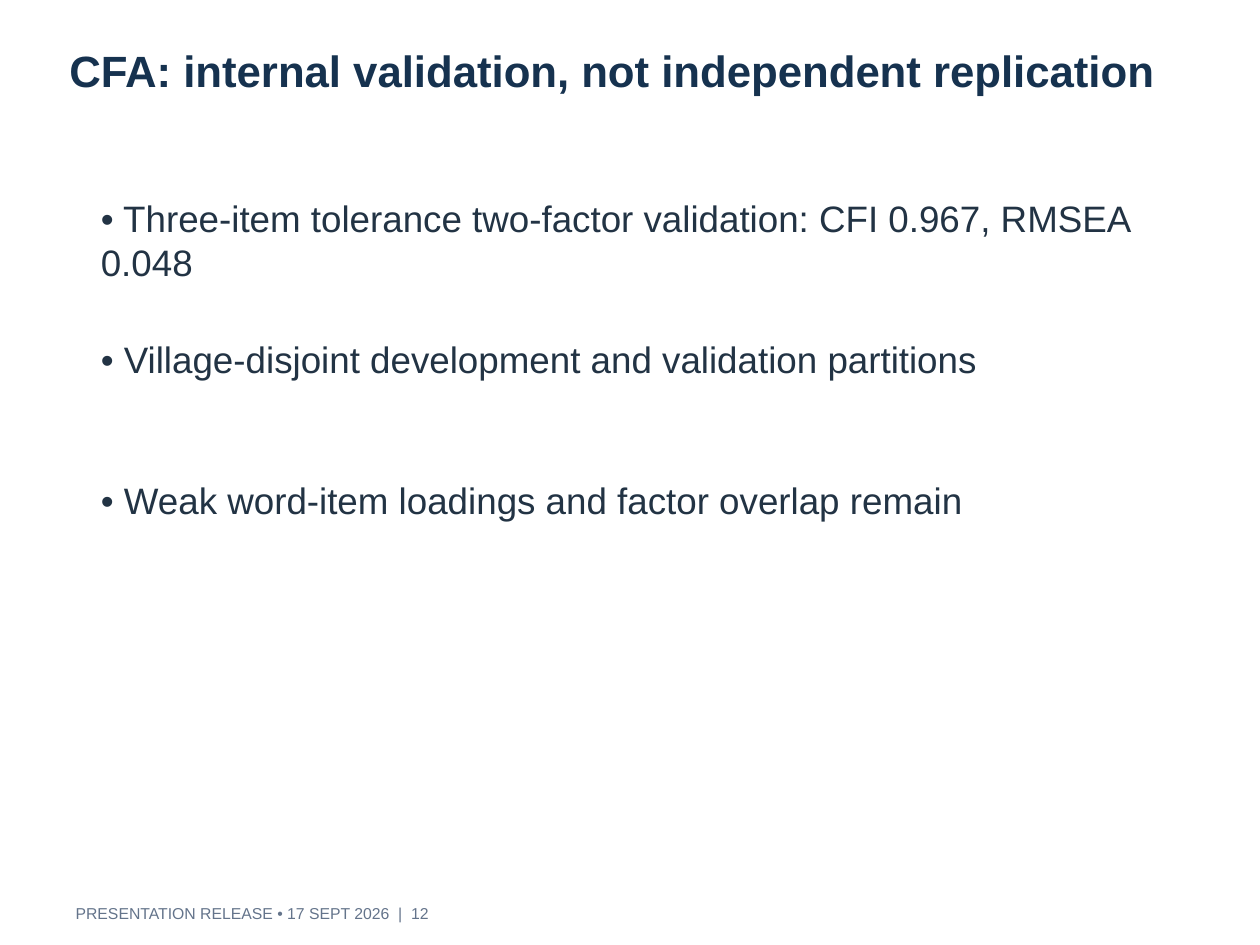
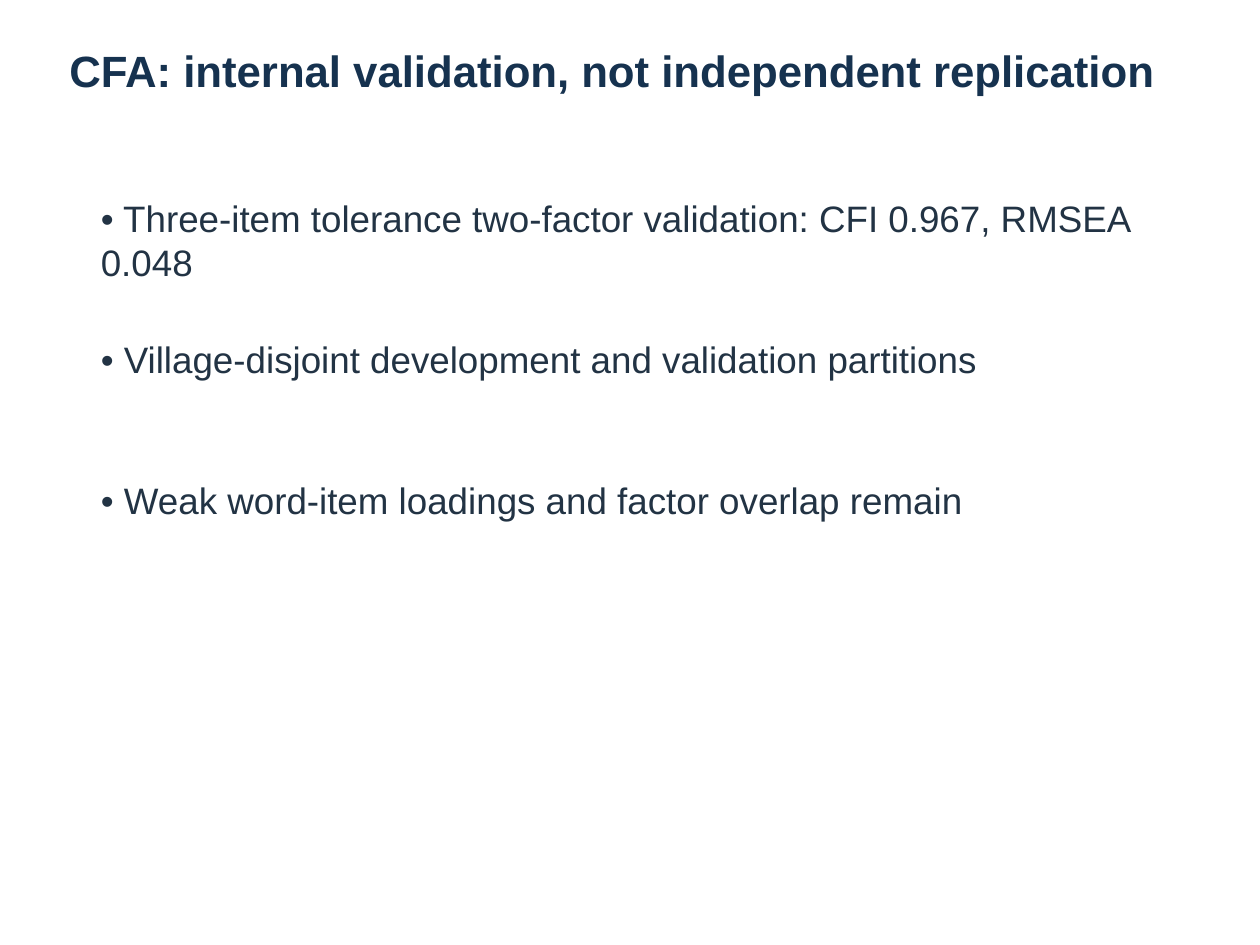
Before and after one commit to DucAnhValentinoNguyen/Wildboar-Compensation-on-Tolerance, a slide deck: slide 12 of results/fresh/presentation/Wildboar_Consulting_Presentation.pptx. Drawn at 1260x945 pixels with LibreOffice and Linux fonts; fonts in the diff are those of the drawing. Boxes give left, top, right and bottom in pixels: in the first picture for what was removed or moved away, otherwise in the second. Text is boxed around its words. In the diff, an @@ line names an element or a change of style, - is before the commit and + after.

```diff
--- a/results/fresh/presentation/Wildboar_Consulting_Presentation.pptx
+++ b/results/fresh/presentation/Wildboar_Consulting_Presentation.pptx
@@ text removed at [76, 908, 429, 919] @@
-PRESENTATION RELEASE • 17 SEPT 2026 | 12
```
Also in this commit, not shown: 38 other slides changed, 5 other files.
